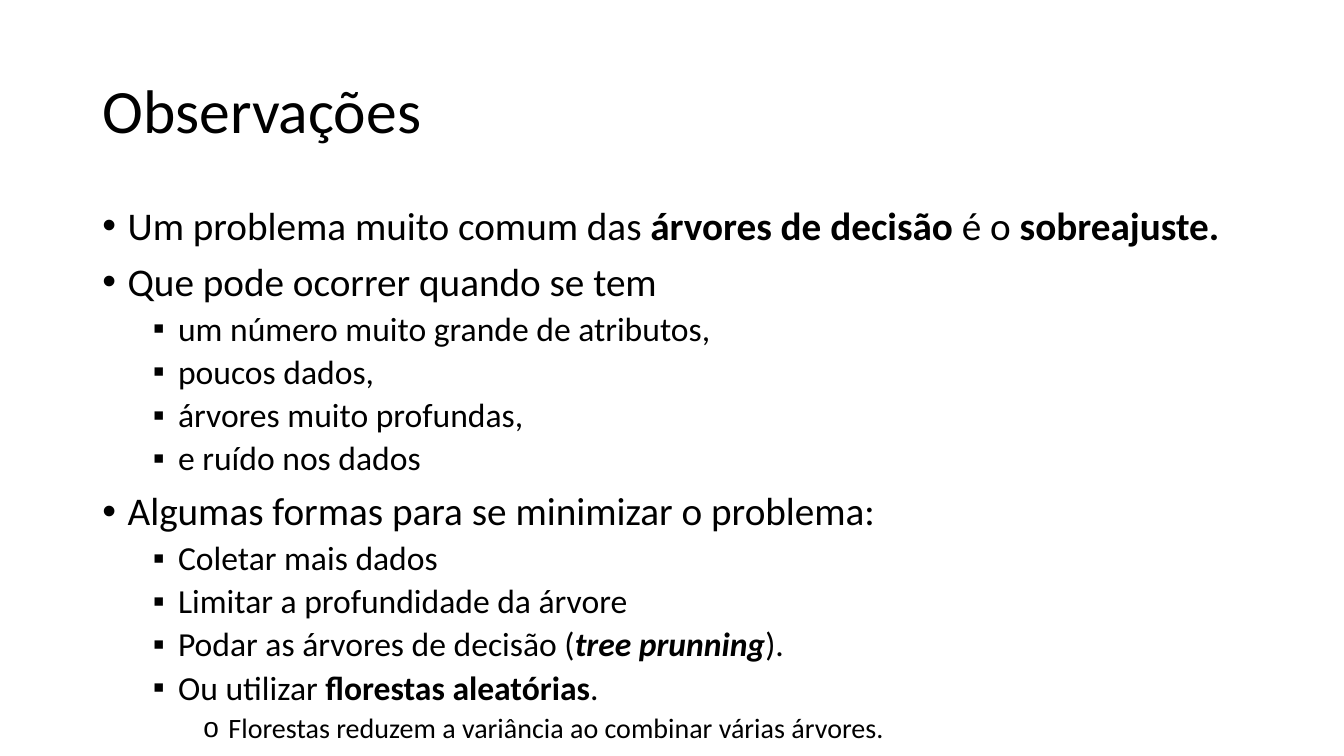
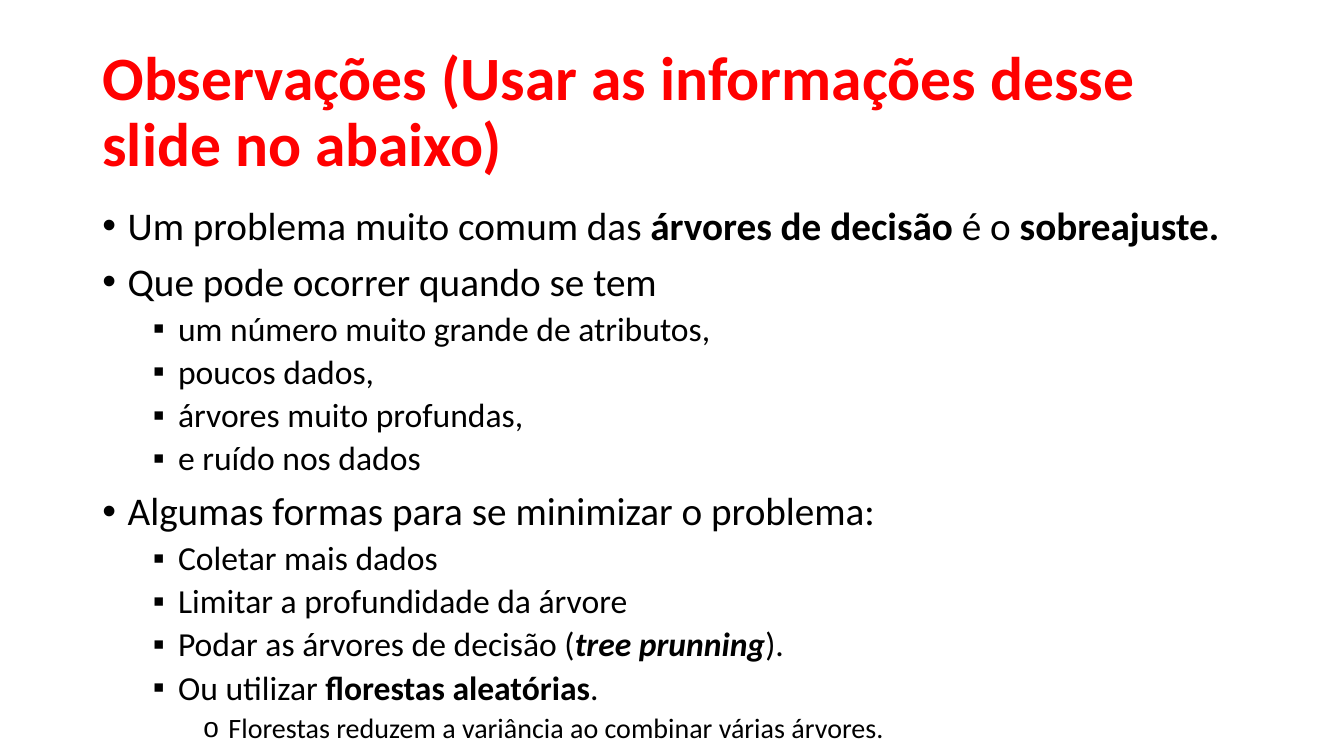
Before and after one commit to zz4fap/c24_inteligencia_artificial, a slide deck: slide 47 of slides/C24_Árvores_de_decisão.pptx (slide 44 before the commit). Drawn at 1344x756 pixels with LibreOffice and Linux fonts; fonts in the diff are those of the drawing. Boxes give left, top, right and bottom in pixels: in the first picture for what was removed or moved away, otherwise in the second. Text is boxed around its words. In the diff, an @@ line names an element or a change of style, - is before the commit and + after.

```diff
--- a/slides/C24_Árvores_de_decisão.pptx
+++ b/slides/C24_Árvores_de_decisão.pptx
@@ title at <box>102,54,1134,175</box>: text changed; text colour #000000 to #FF0000; bold on @@
-Observações
+Observações (Usar as informações desse slide no abaixo)
```
Also in this commit, not shown: 15 other slides changed, 2 slides added, 11 slides removed.
